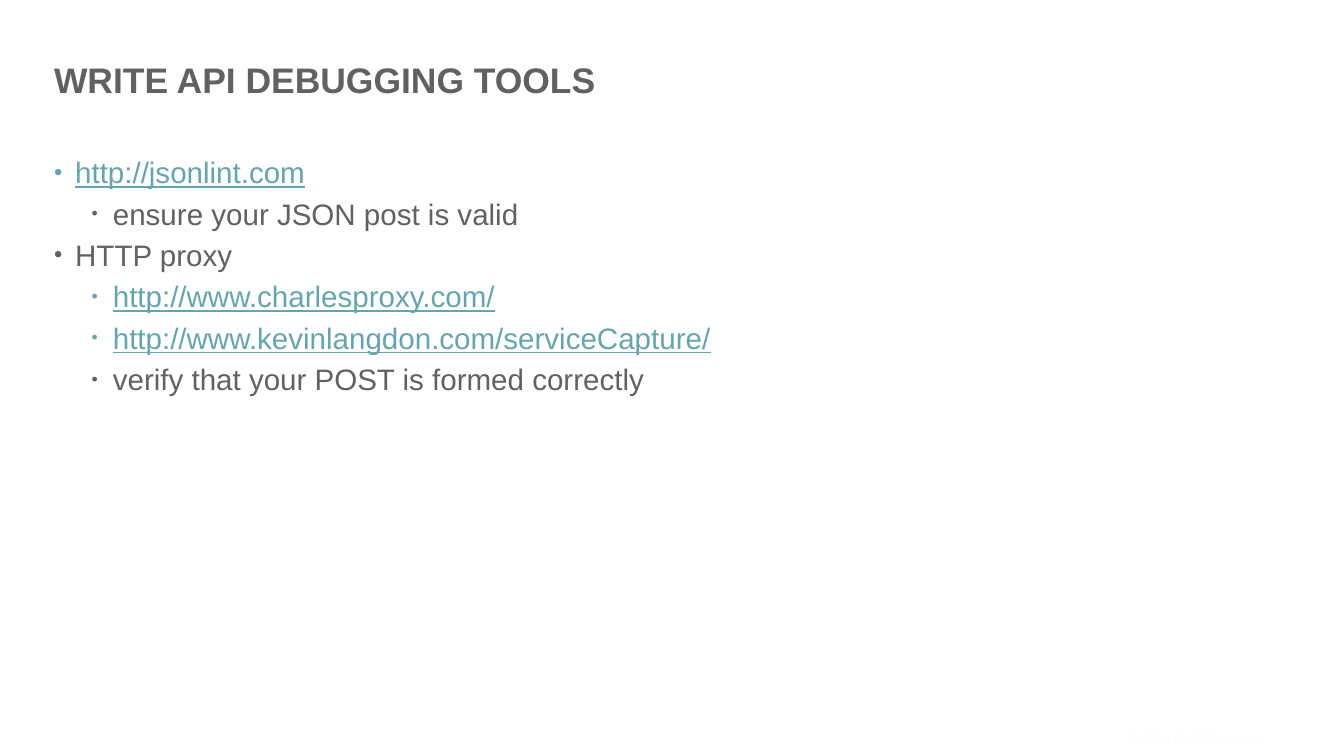
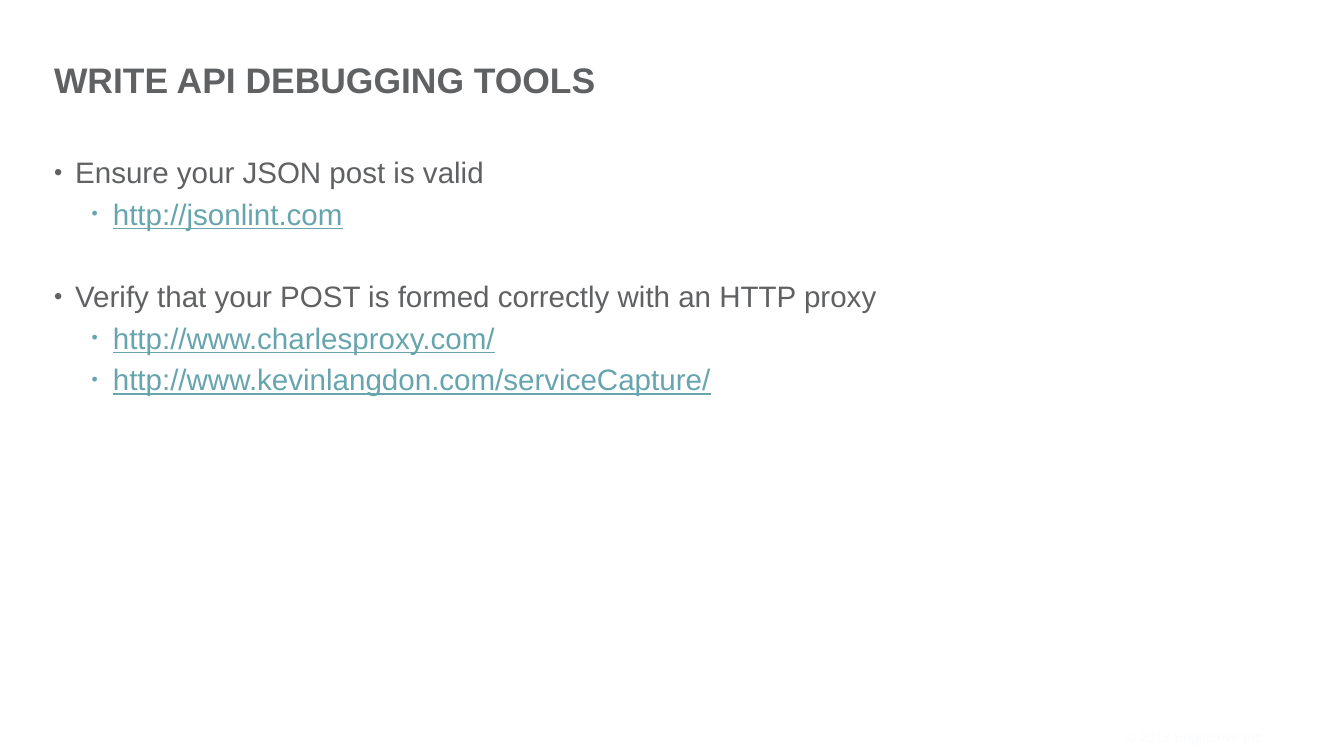
Before and after one commit to BrightcoveLearning/VideoCloudMediaAPI, a slide deck: slide 6 of VideoSessionsMaterials/creating-write-requests.pptx (slide 8 before the commit). Drawn at 1344x756 pixels with LibreOffice and Linux fonts; fonts in the diff are those of the drawing; background and template pictures are left out. Boxes give left, top, right and bottom in pixels: in the first picture for what was removed or moved away, otherwise in the second. Text is boxed around its words. In the diff, an @@ line names an element or a change of style, - is before the commit and + after.

```diff
--- a/VideoSessionsMaterials/creating-write-requests.pptx
+++ b/VideoSessionsMaterials/creating-write-requests.pptx
@@ text at box(75, 161, 484, 189): paragraph added @@
+• Ensure your JSON post is valid
@@ text at box(113, 203, 343, 230): list level 1 to 2 in "http://jsonlint.com" @@
@@ text at box(75, 285, 876, 313): text changed @@
-  • ensure your JSON post is valid
-• HTTP proxy
+• Verify that your POST is formed correctly with an HTTP proxy
@@ text at box(113, 368, 644, 396): paragraph removed @@
-  • verify that your POST is formed correctly
```
Also in this commit, not shown: 3 other slides changed, 6 slides removed, 1 other file.
